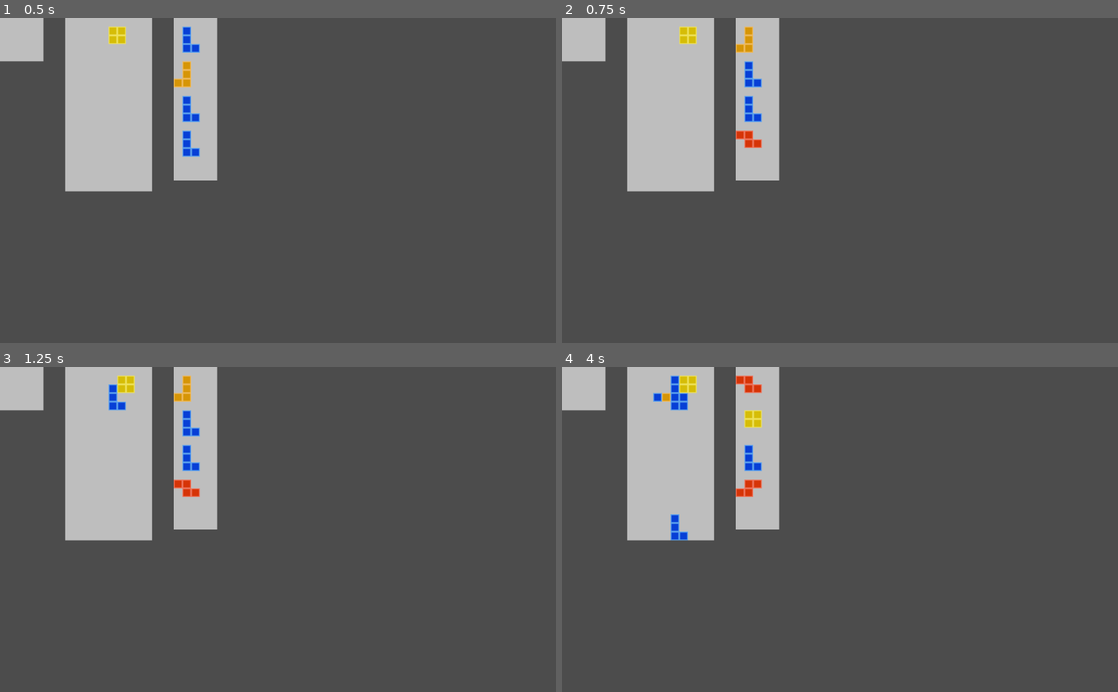
Above: before the commit, frames 1-4 (two rows, left to right).
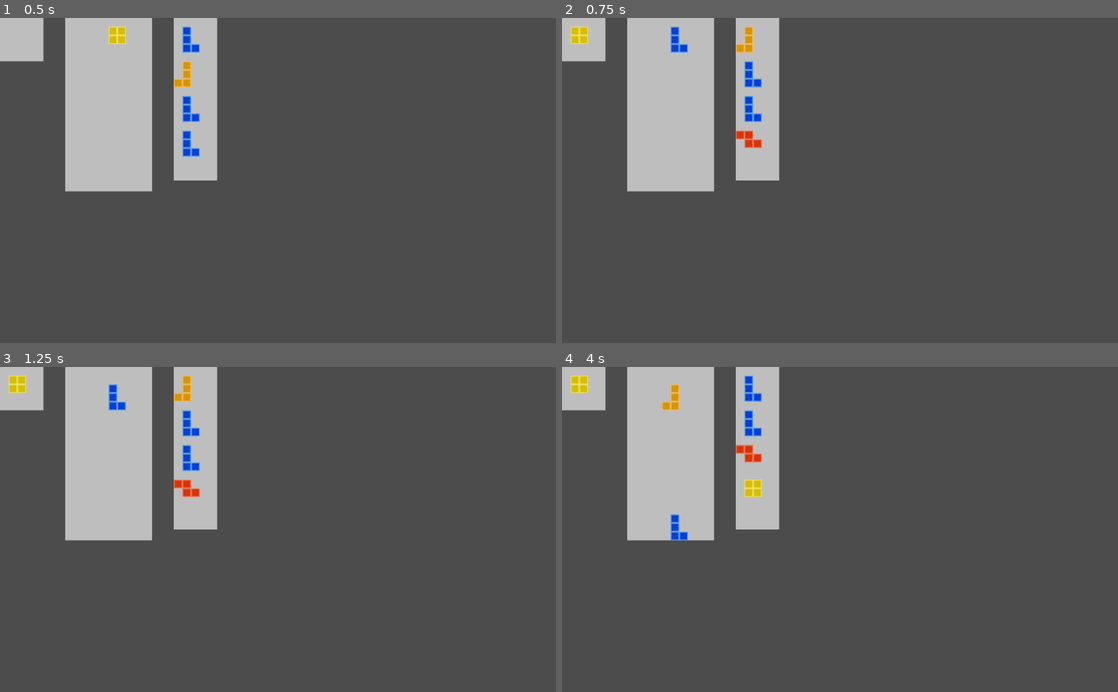
Above: after the commit, the same moments.

Repository: Boyquotes/Godot-Detris
Game: Godot game, scene res://Playfield.tscn
Two runs of this game, one before a commit and one after it. Both use one fixed random seed, a clock stepped at 60 frames per second and the inputs below. The project has no main scene, so this scene is started directly.
Inputs:
- Up to frame 1 (0.5 s): no input
- Up to frame 2 (0.75 s): tap Enter at 0.5 s; hold D (mino_right) from 0.53 s (still down); tap Shift (mino_hold) at 0.6 s
- Up to frame 3 (1.25 s): keep holding D (mino_right)
- Up to frame 4 (4 s): tap Space at 1.25, 3.5 s; release D (mino_right) at 1.28 s; hold A (mino_left) 1.28-2.03 s; tap Z (mino_anticlockwise) at 1.35 s; tap Shift (mino_hold) at 1.55, 2.3, 3.05, 3.6 s; hold D (mino_right) 2.03-3.53 s; tap X (mino_clockwise) at 2.1 s; tap Enter at 2.75 s; tap W (mino_hard_drop) at 2.85 s; hold A (mino_left) from 3.53 s (still down)

Frame 1 is identical in both runs. In frame 2, 0.5% of the frame differs, in the area x 1-25%, y 2-11%; in frame 3, 0.4%; in frame 4, 1.7%, in the area x 1-36%, y 2-40%.

Commit message:
Fix holding

Diff:
--- a/Hold.gd
+++ b/Hold.gd
@@ -11,6 +11,7 @@
 func swap_mino(new_shape : int) -> int:
 	if not mino:
 		mino = Mino.new()
+		add_child(mino)
 		mino.set_shape(new_shape)
 		return 0
 	else:
--- a/Matrix.gd
+++ b/Matrix.gd
@@ -167,8 +167,8 @@
 
 
 func hold_mino() -> void:
+	remove_mino_from_grid()
 	emit_signal("held_mino_requested")
-	remove_mino_from_grid()
 
 
 func clear_line(line : int) -> void:
